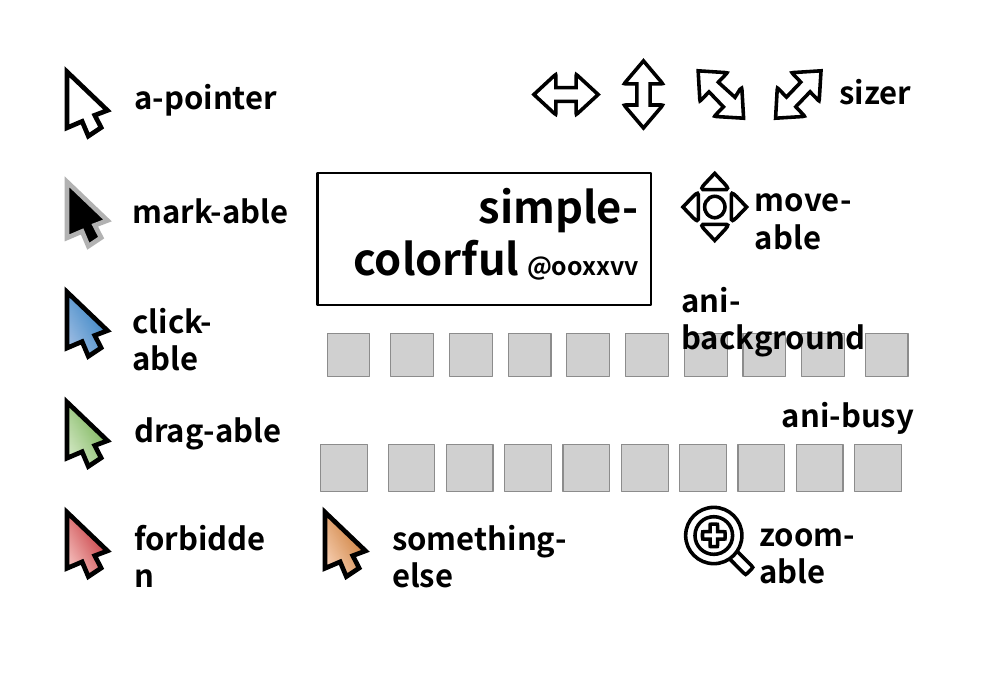
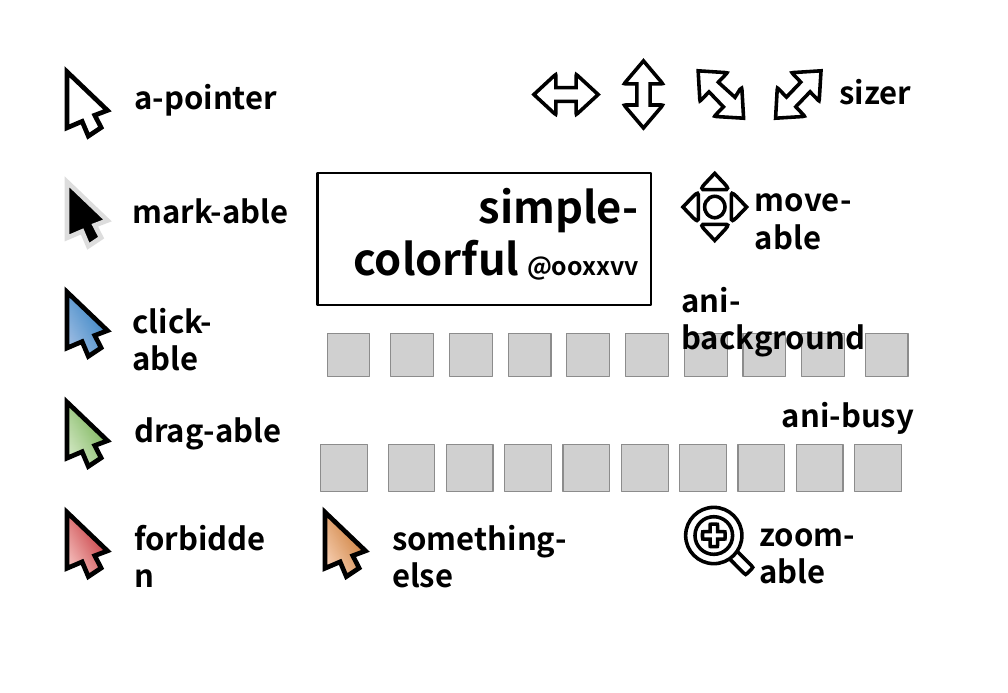
Before and after one commit to ooxxvv/simple-colorful, a slide deck: slide 1 of preview.odp. Drawn at 1008x693 pixels with LibreOffice and Linux fonts; fonts in the diff are those of the drawing; grey boxes stand for pictures. Boxes give left, top, right and bottom in pixels: in the first picture for what was removed or moved away, otherwise in the second. Text is boxed around its words. In the diff, an @@ line names an element or a change of style, - is before the commit and + after.

```diff
--- a/preview.odp
+++ b/preview.odp
@@ freeform shape at <box>67,182,107,247</box>: outline #B2B2B2 3 pt to #DDDDDD 3 pt @@
```
Also in this commit, not shown: 5 other files.
